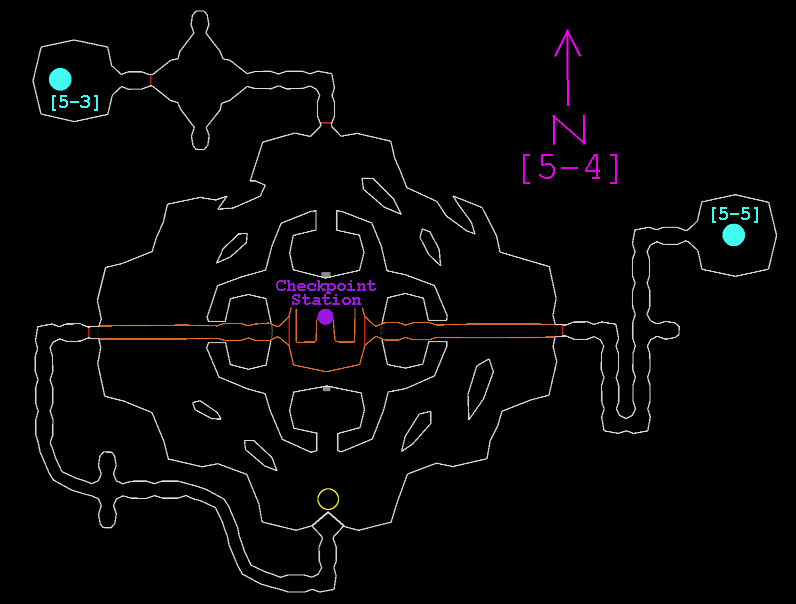
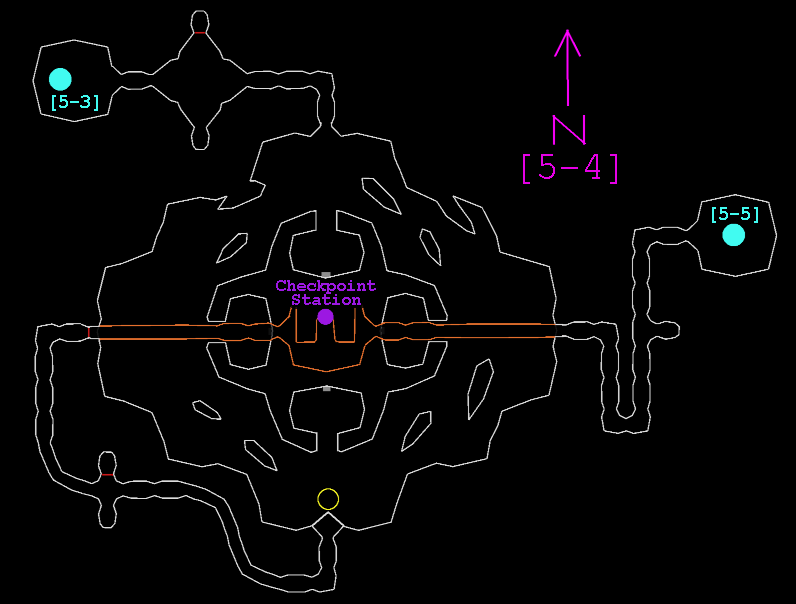
Two versions of the same layered image (796 x 604). Layer-by-layer changes:
painted on "main" over [102, 31, 566, 476]
